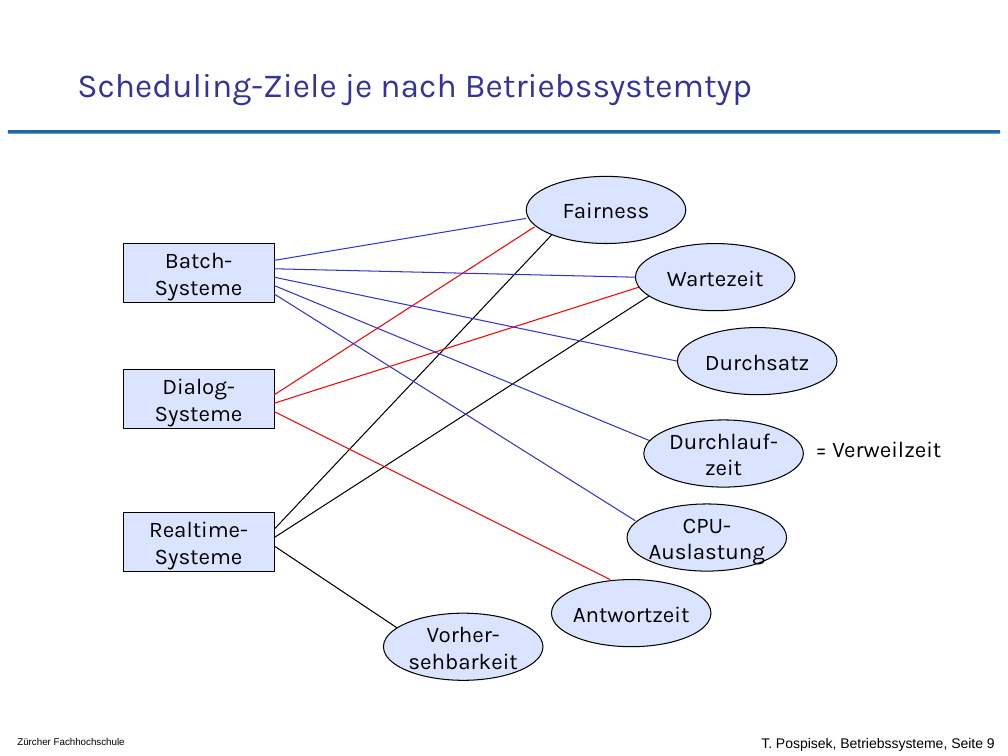
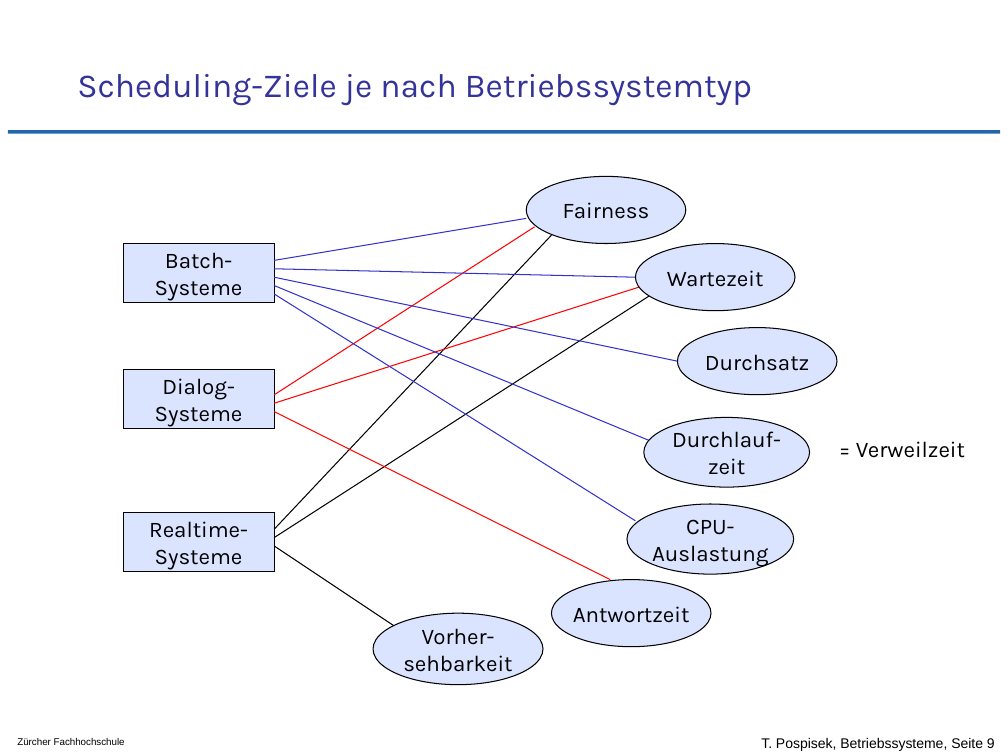
Before and after one commit to tpo/betriebssysteme, a slide deck: slide 9 of 05-3_CPU_Scheduling_Grundkonzepte.odp. Drawn at 1008x756 pixels with LibreOffice and Linux fonts; fonts in the diff are those of the drawing; background and template pictures are left out. Boxes give left, top, right and bottom in pixels: in the first picture for what was removed or moved away, otherwise in the second. Text is boxed around its words. In the diff, an @@ line names an element or a change of style, - is before the commit and + after.

```diff
--- a/05-3_CPU_Scheduling_Grundkonzepte.odp
+++ b/05-3_CPU_Scheduling_Grundkonzepte.odp
@@ ellipse "Durchlauf- zeit": place and size @@
-ellipse "Durchlauf- zeit" at (644,420,803,488)
+ellipse "Durchlauf- zeit" at (644,417,809,487)
@@ text "= Verweilzeit": place and size @@
-text "= Verweilzeit" at (832,441,941,458)
+text "= Verweilzeit" at (856,441,965,458)
@@ ellipse "CPU-": place and size @@
-ellipse "CPU-" at (627,504,786,572)
+ellipse "CPU-" at (627,504,793,575)
@@ ellipse "Vorher-": place and size @@
-ellipse "Vorher-" at (383,613,542,680)
+ellipse "Vorher-" at (373,613,543,684)
```
Also in this commit, not shown: 1 other slide changed.
